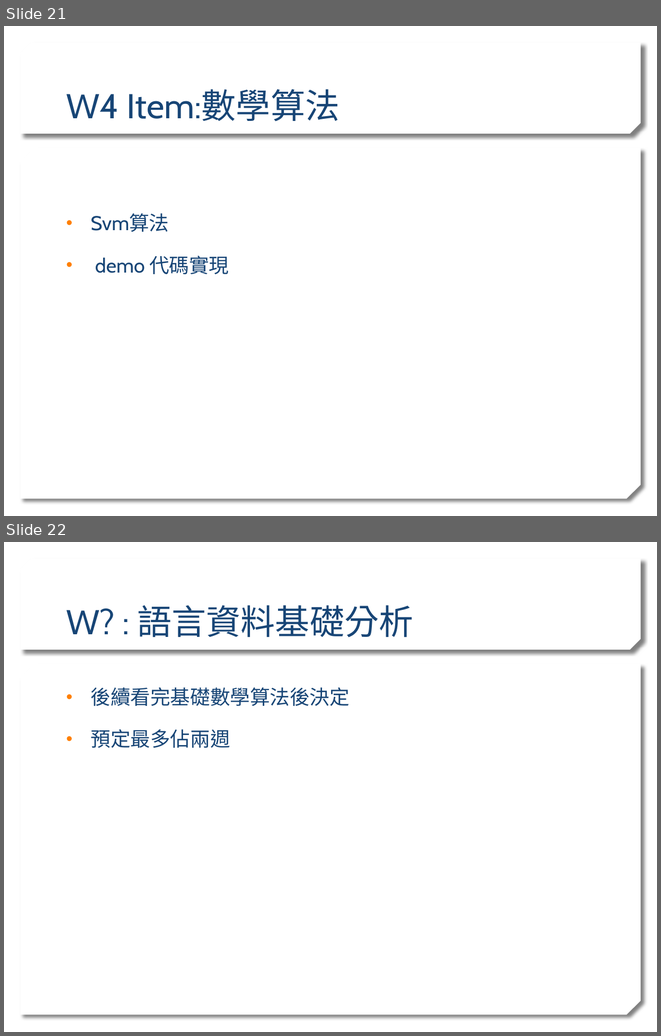
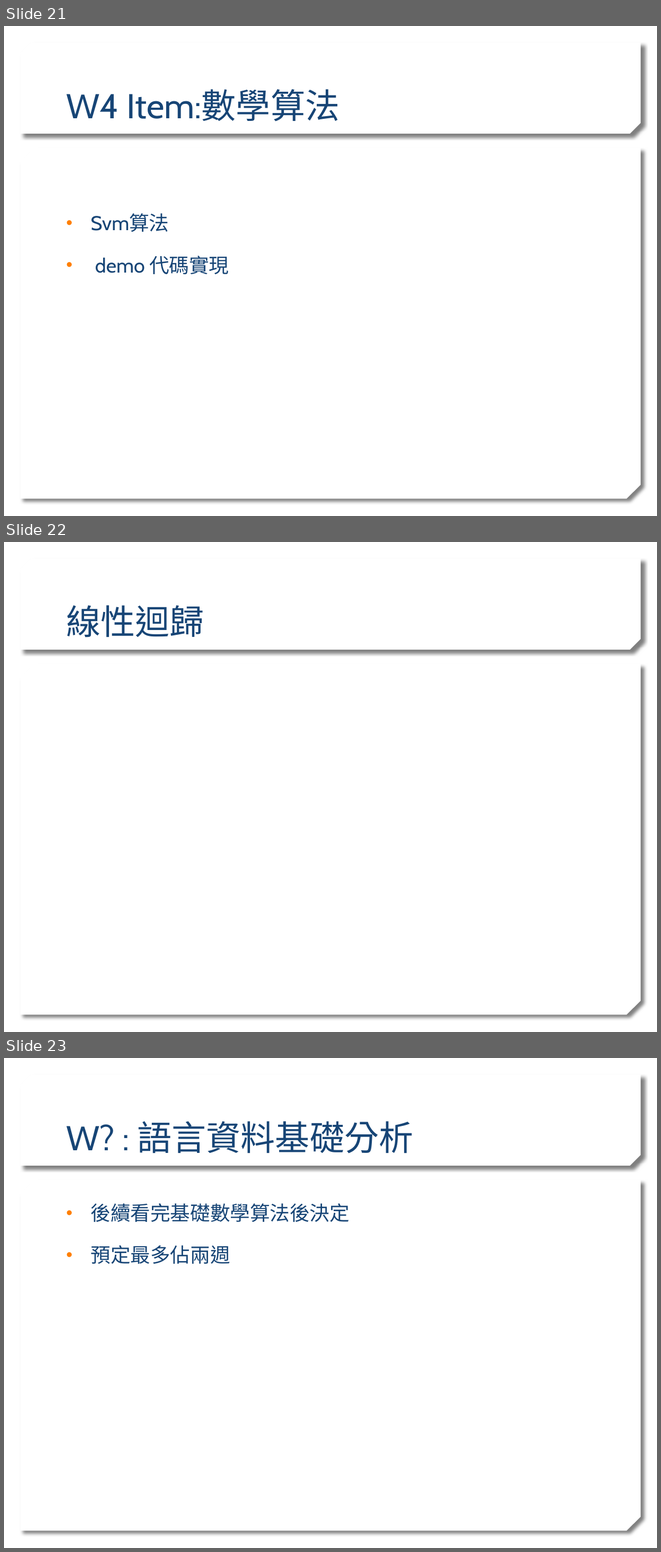
Before and after one commit to stereo720712/2020_Learn_practice_Machine_Learning, a slide deck: ml traing sean_detail.pptx. Shown one above the other, each under a label of ours: slides 21 and 22 before the commit, slides 21, 22 and 23 after it. The pictures are 661x1036 and 661x1552 pixels, drawn with LibreOffice and Linux fonts; fonts in the diff are those of the drawing; background and template pictures are left out. Boxes give left, top, right and bottom in pixels: in the first picture for what was removed or moved away, otherwise in the second. Text is boxed around its words. In the diff, an @@ line names an element or a change of style, - is before the commit and + after.

```diff
--- a/ml traing sean_detail.pptx
+++ b/ml traing sean_detail.pptx
@@ slide 22 added at (4, 542, 657, 1032), background picture (left out); not listed: 2 template elements that a slide beside it also shows @@
@@ title added at (66, 605, 204, 637), 38 pt, text #174576 @@
+線性迴歸
@@ what was slide 22 is now slide 23 @@
```
Also in this commit, not shown: 1 slide changed, 2 other files.
